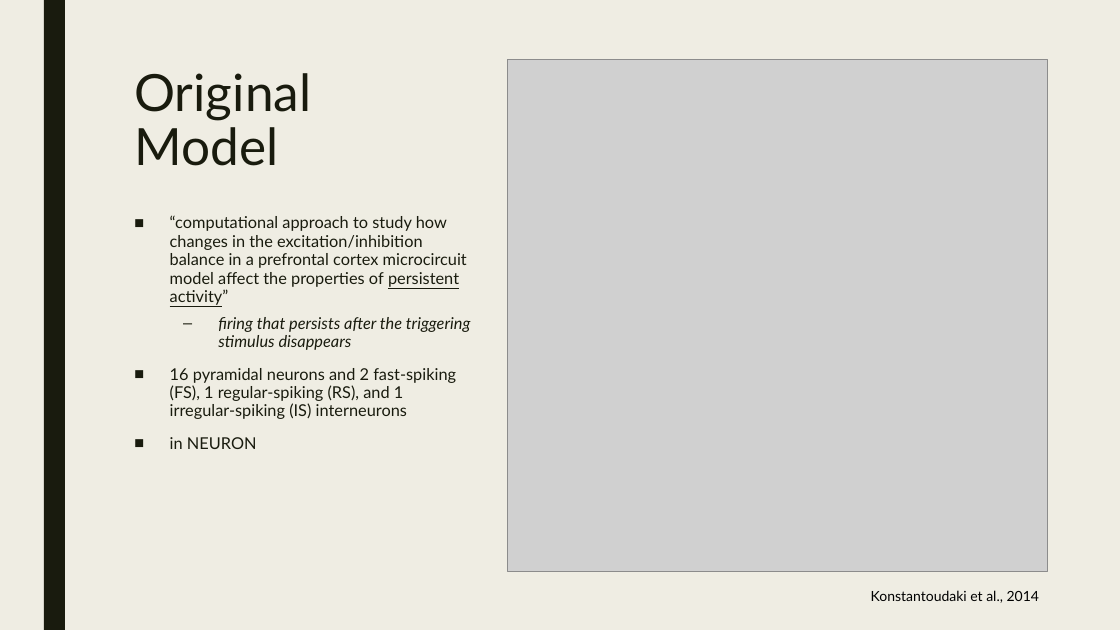
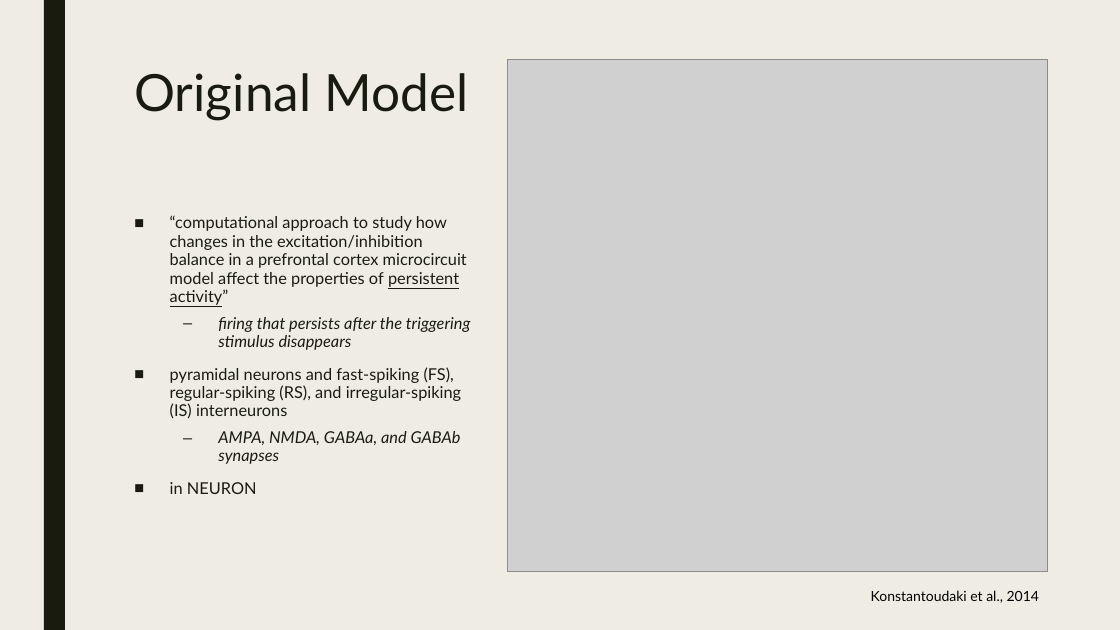
Before and after one commit to kedoxey/netpyne-project, a slide deck: slide 3 of presentation/netpyne-slides.pptx. Drawn at 1120x630 pixels with LibreOffice and Linux fonts; fonts in the diff are those of the drawing; grey boxes stand for pictures. Boxes give left, top, right and bottom in pixels: in the first picture for what was removed or moved away, otherwise in the second. Text is boxed around its words. In the diff, an @@ line names an element or a change of style, - is before the commit and + after.

Commit message:
draft of slides

```diff
--- a/presentation/netpyne-slides.pptx
+++ b/presentation/netpyne-slides.pptx
@@ title "Original Model" rewrapped from (x1=134, y1=73, x2=311, y2=166) to (x1=134, y1=73, x2=468, y2=120) @@
@@ text at (x1=170, y1=367, x2=461, y2=464): text changed @@
-■ 16 pyramidal neurons and 2 fast-spiking (FS), 1 regular-spiking (RS), and 1 irregular-spiking (IS) interneurons
+■ pyramidal neurons and fast-spiking (FS), regular-spiking (RS), and irregular-spiking (IS) interneurons
+  – AMPA, NMDA, GABAa, and GABAb synapses
```
Also in this commit, not shown: 7 other slides changed, 1 slide removed.
